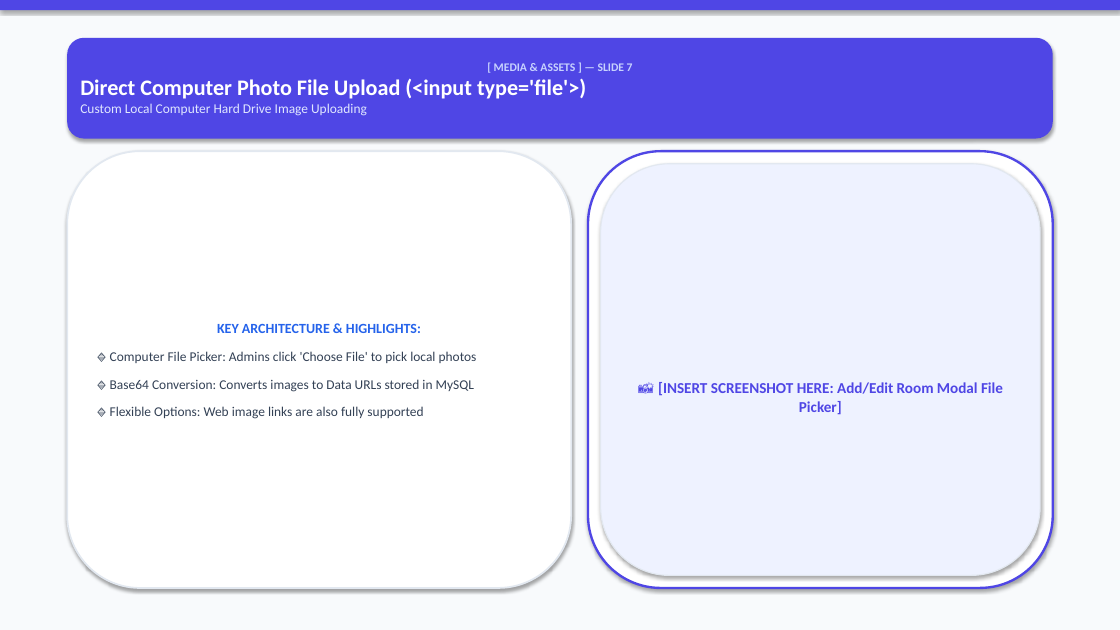
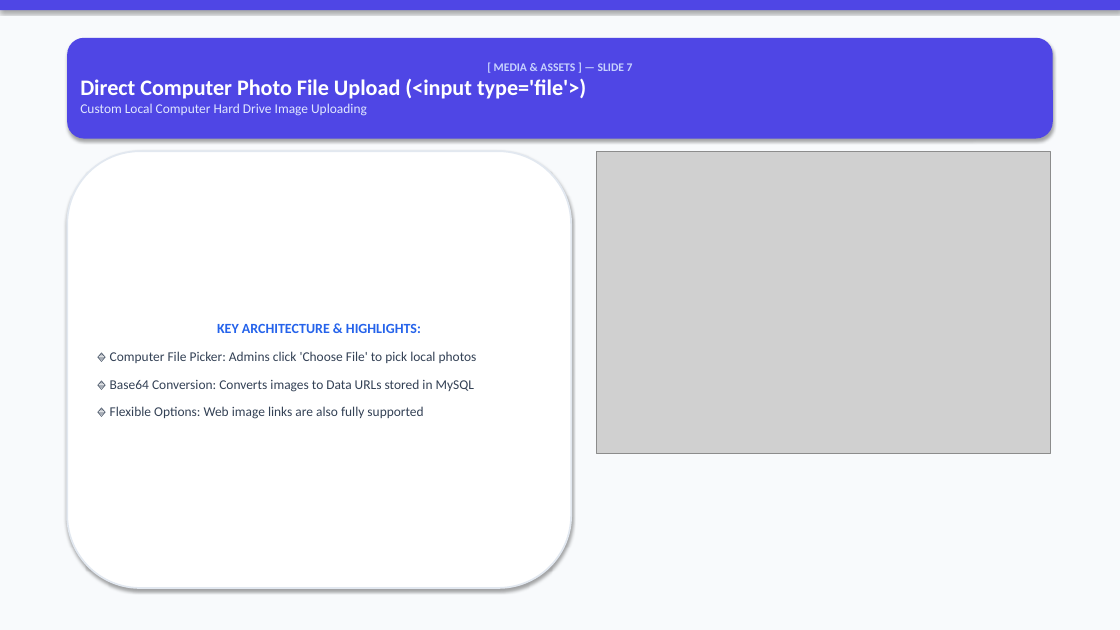
Before and after one commit to VishalMishraCSE/meeting-room-booking-system, a slide deck: slide 7 of document/PRESENTATION_DECK_SLIDES.pptx. Drawn at 1120x630 pixels with LibreOffice and Linux fonts; fonts in the diff are those of the drawing; grey boxes stand for pictures. Boxes give left, top, right and bottom in pixels: in the first picture for what was removed or moved away, otherwise in the second. Text is boxed around its words. In the diff, an @@ line names an element or a change of style, - is before the commit and + after.

Commit message:
docs: generate visual graphic cards and attach images directly onto EVERY slide (Slides 1-18) in PowerPoint deck

```diff
--- a/document/PRESENTATION_DECK_SLIDES.pptx
+++ b/document/PRESENTATION_DECK_SLIDES.pptx
@@ rounded rectangle removed at (588,151,1053,588) @@
@@ picture added at (597,151,1050,454) @@
@@ rounded rectangle removed at (601,164,1040,576) @@
-📸 [INSERT SCREENSHOT HERE: Add/Edit Room Modal File Picker]
```
Also in this commit, not shown: 17 other slides changed, 17 other files.
